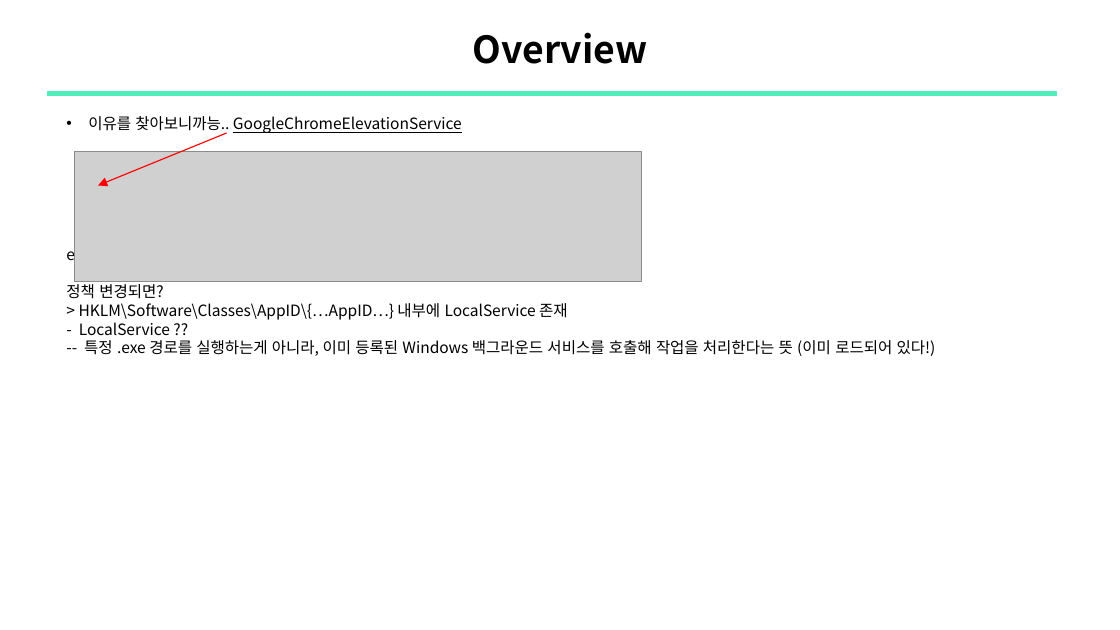
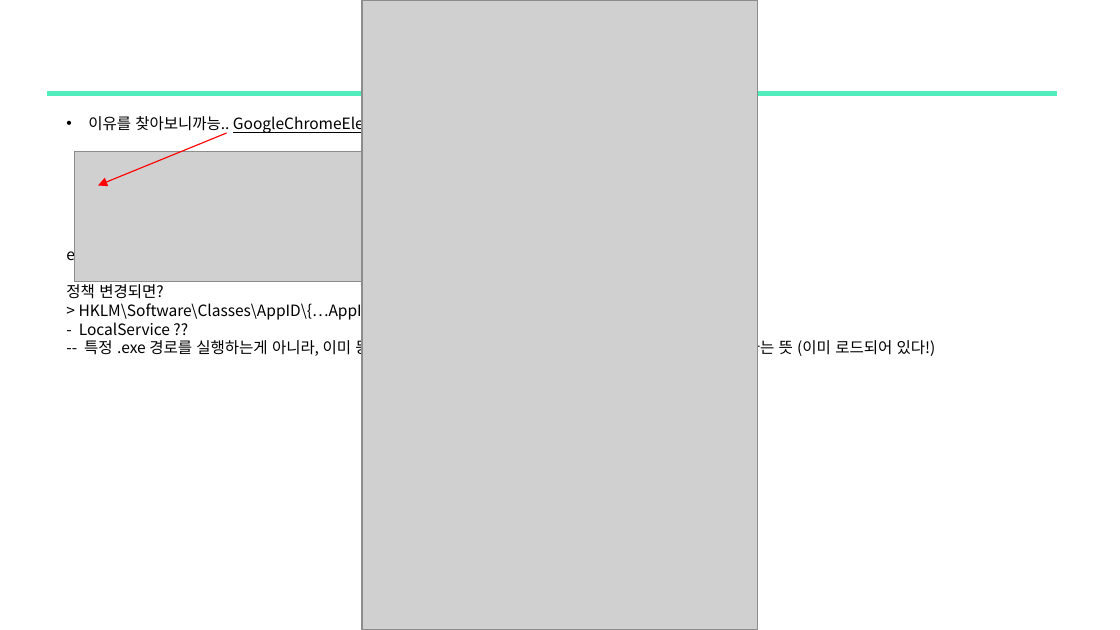
Before and after one commit to sewonpark292/SSL-Seminar, a slide deck: slide 26 of 16_COMrade_ABE_Analysis.pptx (slide 22 before the commit). Drawn at 1120x630 pixels with LibreOffice and Linux fonts; fonts in the diff are those of the drawing; grey boxes stand for pictures. Boxes give left, top, right and bottom in pixels: in the first picture for what was removed or moved away, otherwise in the second. Text is boxed around its words. In the diff, an @@ line names an element or a change of style, - is before the commit and + after.

```diff
--- a/16_COMrade_ABE_Analysis.pptx
+++ b/16_COMrade_ABE_Analysis.pptx
@@ picture added at (x1=362, y1=0, x2=758, y2=629) @@
@@ title removed at (x1=472, y1=32, x2=647, y2=64) @@
-Overview
```
Also in this commit, not shown: 6 other slides changed, 4 slides added.
